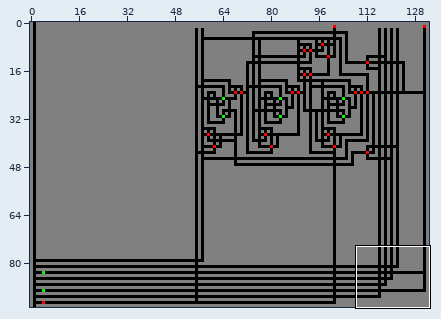
File history of a sprite sheet, workspace/tests/test-adder-subtractor.png. The picture above shows the old version from afar; the outline marks the close-up.
Close-up. Before the commit:
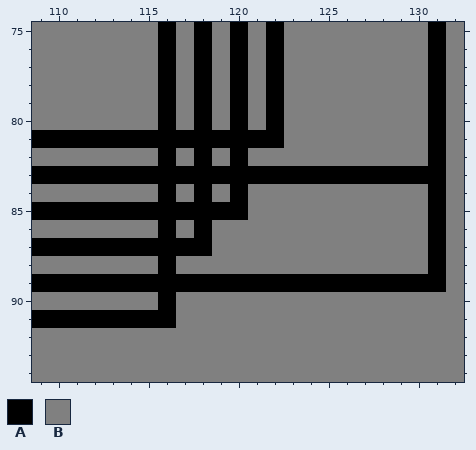
The file is 133x95 pixels. Shown: x 109..132, y 75..94. The commit also changed other parts of the picture, which this record leaves out.
Palette (. is transparent): A #000000  B #808080
Pixels before, first column x 109:
75 BBBBBBBABABABABBBBBBBBAB
76 BBBBBBBABABABABBBBBBBBAB
77 BBBBBBBABABABABBBBBBBBAB
78 BBBBBBBABABABABBBBBBBBAB
79 BBBBBBBABABABABBBBBBBBAB
80 BBBBBBBABABABABBBBBBBBAB
81 AAAAAAAAAAAAAABBBBBBBBAB
82 BBBBBBBABABABBBBBBBBBBAB
83 AAAAAAAAAAAAAAAAAAAAAAAB
84 BBBBBBBABABABBBBBBBBBBAB
85 AAAAAAAAAAAABBBBBBBBBBAB
86 BBBBBBBABABBBBBBBBBBBBAB
87 AAAAAAAAAABBBBBBBBBBBBAB
88 BBBBBBBABBBBBBBBBBBBBBAB
89 AAAAAAAAAAAAAAAAAAAAAAAB
90 BBBBBBBABBBBBBBBBBBBBBBB
91 AAAAAAAABBBBBBBBBBBBBBBB
92 BBBBBBBBBBBBBBBBBBBBBBBB
93 BBBBBBBBBBBBBBBBBBBBBBBB
94 BBBBBBBBBBBBBBBBBBBBBBBB
Now the later version:
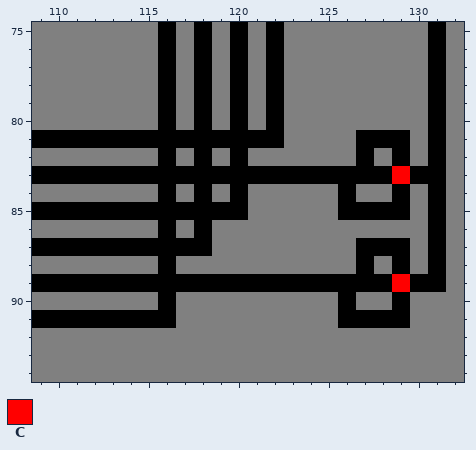
Colours new in this view: C #ff0000
What changed:
Changed rows in their new state; - is an unchanged pixel.
first column x 126:
81 -AAA
82 -A-A
83 ---C
84 A--A
85 AAAA
87 -AAA
88 -A-A
89 ---C
90 A--A
91 AAAA
Boxes around the changes in both close-ups, in picture pixels (x1, y1, x2, y2):
changed: (338, 130, 410, 328)
